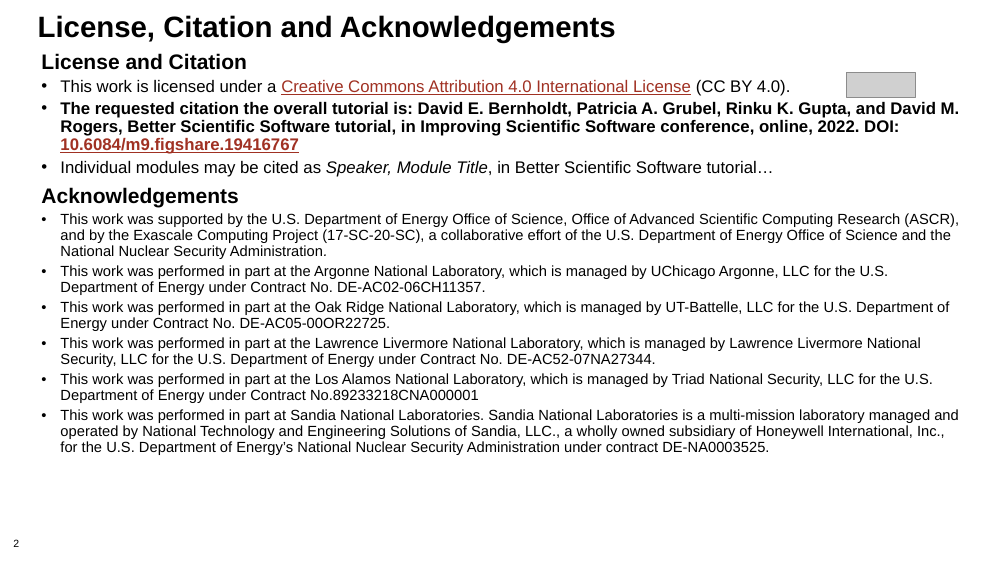
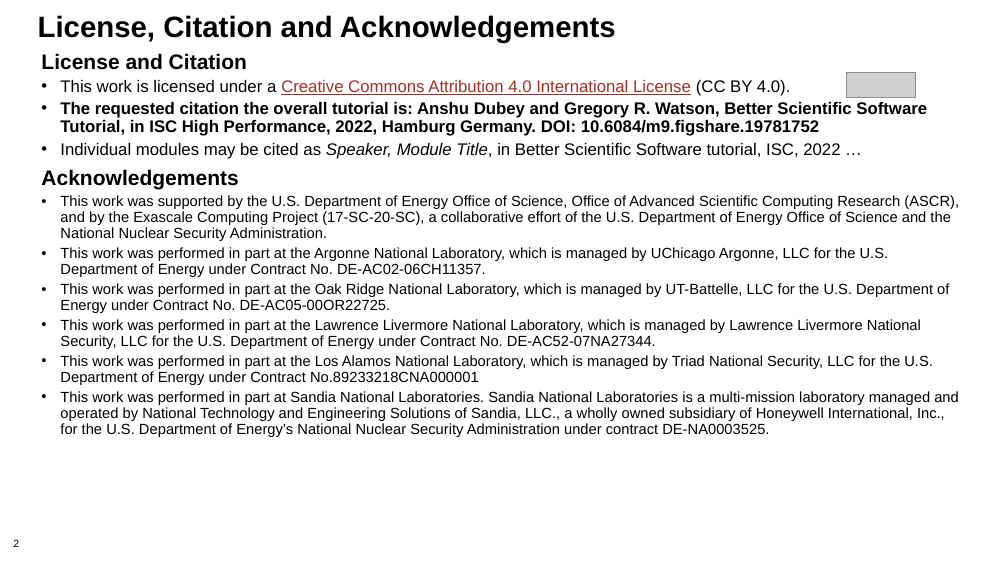
Before and after one commit to bssw-tutorial/presentations, a slide deck: slide 2 of git-workflows.pptx. Drawn at 1008x567 pixels with LibreOffice and Linux fonts; fonts in the diff are those of the drawing; grey boxes stand for pictures; background and template pictures are left out. Boxes give left, top, right and bottom in pixels: in the first picture for what was removed or moved away, otherwise in the second. Text is boxed around its words. In the diff, an @@ line names an element or a change of style, - is before the commit and + after.

Commit message:
added license slides and updated title slides for all ISC presentations

```diff
--- a/git-workflows.pptx
+++ b/git-workflows.pptx
@@ text at bbox=[60, 102, 927, 159]: text changed @@
-• The requested citation the overall tutorial is: David E. Bernholdt, Patricia A. Grubel, Rinku K. Gupta, and David M. Rogers, Better Scientific Software tutorial, in Improving Scientific Software conference, online, 2022. DOI: 10.6084/m9.figshare.19416767
-• Individual modules may be cited as Speaker, Module Title, in Better Scientific Software tutorial…
+• The requested citation the overall tutorial is: Anshu Dubey and Gregory R. Watson, Better Scientific Software Tutorial, in ISC High Performance, 2022, Hamburg Germany. DOI: 10.6084/m9.figshare.19781752
+• Individual modules may be cited as Speaker, Module Title, in Better Scientific Software tutorial, ISC, 2022 …
```
Also in this commit, not shown: 1 other slide changed.
